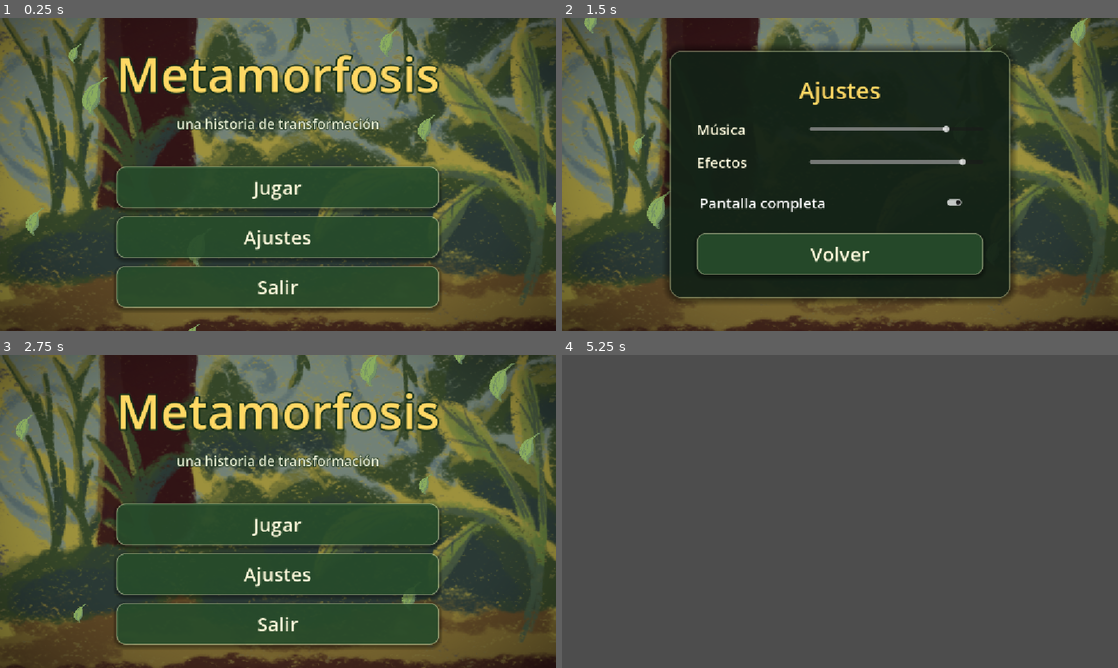
Above: before the commit, frames 1-4 (two rows, left to right).
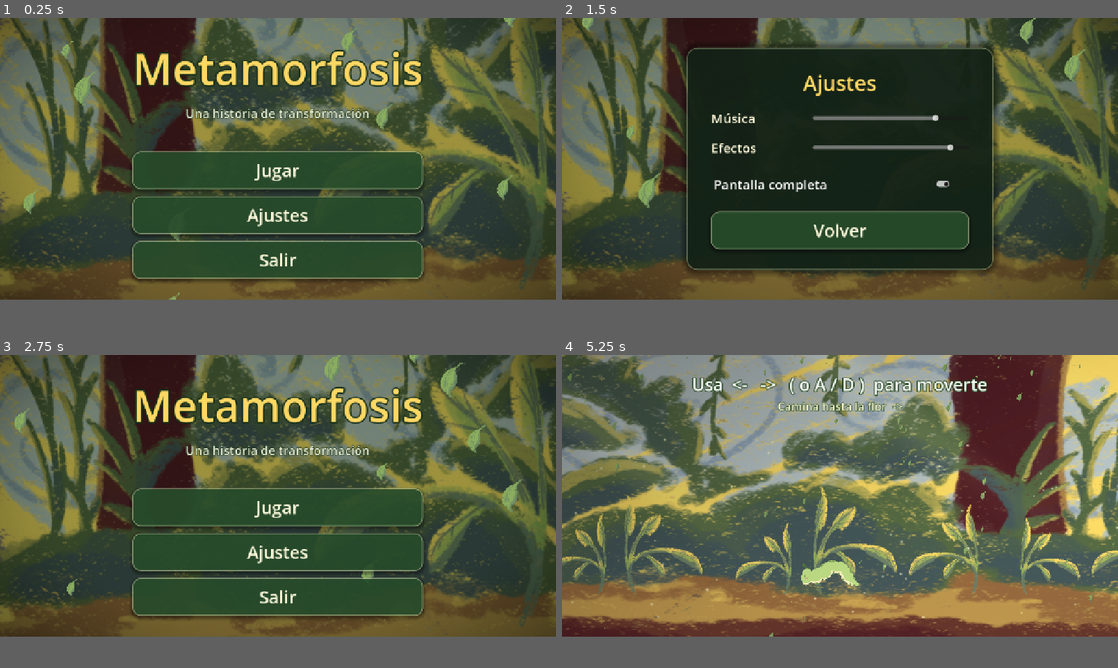
Above: after the commit, the same moments.

Repository: xXLeopoldoXx/metamorphosis
Game: Godot game, scene res://scenes/00_menu.tscn
Same seed, same stepped clock (60 frames per second), same inputs: the game is played once before the commit and once after it. The project has no main scene, so this scene is started directly. Video files are missing from this copy of the repository; at most half a second of black plays in their place.
Inputs:
- Up to frame 1 (0.25 s): no input
- Up to frame 2 (1.5 s): click "Ajustes" at 0.5 s; click "Pantalla completa" at 1.25 s
- Up to frame 3 (2.75 s): click "Volver" at 2 s
- Up to frame 4 (5.25 s): click "Jugar" at 2.75 s; tap Space at 3.5 s; hold Enter (ui_accept) 3.53-4.28 s; hold Right (ui_right) 3.53-5.03 s; tap Enter (ui_accept) at 4.35, 4.52, 4.82 s; hold Left (ui_left) from 5.03 s (still down); hold Enter (ui_accept) from 5.03 s (still down)
In our replay, the window is 800x450 before the commit and 800x405 after it. These sizes can differ from the game's own. Grey fills any space a smaller window leaves; there, only what the larger window draws over its background counts as a difference.

The runs differ from the first frame. In frame 1, 50% of the frame differs, in the area x 0-100%, y 0-100%; in frame 2, 44%; in frame 3, 51%; in frame 4, 65%, in the area x 0-100%, y 0-90%.

Commit message:
intro menu

Diff:
--- a/project.godot
+++ b/project.godot
@@ -22,6 +22,7 @@
 
 [display]
 
+window/size/viewport_width=1280
 window/stretch/mode="canvas_items"
 
 [input]
--- a/scenes/00_menu.tscn
+++ b/scenes/00_menu.tscn
@@ -23,16 +23,16 @@
 emission_box_extents = Vector3(640, 10, 1)
 direction = Vector3(0.1, 1, 0)
 spread = 20.0
-gravity = Vector3(0, 55, 0)
 initial_velocity_min = 20.0
 initial_velocity_max = 55.0
 angular_velocity_min = -90.0
 angular_velocity_max = 90.0
+gravity = Vector3(0, 55, 0)
 scale_min = 0.1
 scale_max = 0.22
 color = Color(1, 1, 1, 0.9)
 
-[node name="Menu" type="Control"]
+[node name="Menu" type="Control" unique_id=1717544658]
 layout_mode = 3
 anchors_preset = 15
 anchor_right = 1.0
@@ -42,7 +42,8 @@
 theme = ExtResource("2_theme")
 script = ExtResource("1_menu")
 
-[node name="Fondo" type="TextureRect" parent="."]
+[node name="Fondo" type="TextureRect" parent="." unique_id=1155479610]
+modulate = Color(0.62, 0.66, 0.6, 1)
 layout_mode = 1
 anchors_preset = 15
 anchor_right = 1.0
@@ -50,12 +51,11 @@
 grow_horizontal = 2
 grow_vertical = 2
 mouse_filter = 2
-modulate = Color(0.62, 0.66, 0.6, 1)
 texture = ExtResource("3_bg")
 expand_mode = 1
 stretch_mode = 6
 
-[node name="Vinheta" type="ColorRect" parent="."]
+[node name="Vinheta" type="ColorRect" parent="." unique_id=1119823307]
 material = SubResource("Mat_vinheta")
 layout_mode = 1
 anchors_preset = 15
@@ -65,7 +65,7 @@
 grow_vertical = 2
 mouse_filter = 2
 
-[node name="Hojas" type="GPUParticles2D" parent="."]
+[node name="Hojas" type="GPUParticles2D" parent="." unique_id=202359073]
 material = SubResource("Mat_sway")
 position = Vector2(576, -30)
 amount = 24
@@ -76,21 +76,21 @@
 visibility_rect = Rect2(-120, -150, 1400, 1000)
 process_material = SubResource("PM_hojas")
 
-[node name="CentroMenu" type="CenterContainer" parent="."]
-unique_name_in_owner = true
-layout_mode = 1
-anchors_preset = 15
-anchor_right = 1.0
-anchor_bottom = 1.0
-grow_horizontal = 2
-grow_vertical = 2
-
-[node name="Contenido" type="VBoxContainer" parent="CentroMenu"]
+[node name="CentroMenu" type="CenterContainer" parent="." unique_id=32876523]
+unique_name_in_owner = true
+layout_mode = 1
+anchors_preset = 15
+anchor_right = 1.0
+anchor_bottom = 1.0
+grow_horizontal = 2
+grow_vertical = 2
+
+[node name="Contenido" type="VBoxContainer" parent="CentroMenu" unique_id=1569111311]
 layout_mode = 2
 theme_override_constants/separation = 16
 alignment = 1
 
-[node name="Titulo" type="Label" parent="CentroMenu/Contenido"]
+[node name="Titulo" type="Label" parent="CentroMenu/Contenido" unique_id=998973730]
 layout_mode = 2
 theme_override_colors/font_color = Color(1, 0.847059, 0.392157, 1)
 theme_override_colors/font_outline_color = Color(0.0784314, 0.180392, 0.0941176, 1)
@@ -99,35 +99,35 @@
 text = "Metamorfosis"
 horizontal_alignment = 1
 
-[node name="Subtitulo" type="Label" parent="CentroMenu/Contenido"]
+[node name="Subtitulo" type="Label" parent="CentroMenu/Contenido" unique_id=25556788]
 layout_mode = 2
 theme_override_colors/font_color = Color(0.937255, 0.952941, 0.85098, 1)
 theme_override_colors/font_outline_color = Color(0.0784314, 0.180392, 0.0941176, 1)
 theme_override_constants/outline_size = 6
 theme_override_font_sizes/font_size = 28
-text = "una historia de transformación"
+text = "Una historia de transformación"
 horizontal_alignment = 1
 
-[node name="Sep" type="Control" parent="CentroMenu/Contenido"]
+[node name="Sep" type="Control" parent="CentroMenu/Contenido" unique_id=787353492]
 custom_minimum_size = Vector2(0, 36)
 layout_mode = 2
 
-[node name="Jugar" type="Button" parent="CentroMenu/Contenido"]
+[node name="Jugar" type="Button" parent="CentroMenu/Contenido" unique_id=1672046062]
 custom_minimum_size = Vector2(380, 0)
 layout_mode = 2
 text = "Jugar"
 
-[node name="Ajustes" type="Button" parent="CentroMenu/Contenido"]
+[node name="Ajustes" type="Button" parent="CentroMenu/Contenido" unique_id=592099195]
 custom_minimum_size = Vector2(380, 0)
 layout_mode = 2
 text = "Ajustes"
 
-[node name="Salir" type="Button" parent="CentroMenu/Contenido"]
+[node name="Salir" type="Button" parent="CentroMenu/Contenido" unique_id=783976714]
 custom_minimum_size = Vector2(380, 0)
 layout_mode = 2
 text = "Salir"
 
-[node name="CentroAjustes" type="CenterContainer" parent="."]
+[node name="CentroAjustes" type="CenterContainer" parent="." unique_id=434177286]
 unique_name_in_owner = true
 visible = false
 layout_mode = 1
@@ -137,32 +137,32 @@
 grow_horizontal = 2
 grow_vertical = 2
 
-[node name="PanelAjustes" type="PanelContainer" parent="CentroAjustes"]
-layout_mode = 2
-
-[node name="Margen" type="MarginContainer" parent="CentroAjustes/PanelAjustes"]
+[node name="PanelAjustes" type="PanelContainer" parent="CentroAjustes" unique_id=2095666627]
+layout_mode = 2
+
+[node name="Margen" type="MarginContainer" parent="CentroAjustes/PanelAjustes" unique_id=348009619]
 layout_mode = 2
 theme_override_constants/margin_left = 40
 theme_override_constants/margin_top = 32
 theme_override_constants/margin_right = 40
 theme_override_constants/margin_bottom = 32
 
-[node name="Opciones" type="VBoxContainer" parent="CentroAjustes/PanelAjustes/Margen"]
+[node name="Opciones" type="VBoxContainer" parent="CentroAjustes/PanelAjustes/Margen" unique_id=946157785]
 layout_mode = 2
 theme_override_constants/separation = 26
 
-[node name="TituloAjustes" type="Label" parent="CentroAjustes/PanelAjustes/Margen/Opciones"]
+[node name="TituloAjustes" type="Label" parent="CentroAjustes/PanelAjustes/Margen/Opciones" unique_id=2090648816]
 layout_mode = 2
 theme_override_colors/font_color = Color(1, 0.847059, 0.392157, 1)
 theme_override_font_sizes/font_size = 48
 text = "Ajustes"
 horizontal_alignment = 1
 
-[node name="FilaMusica" type="HBoxContainer" parent="CentroAjustes/PanelAjustes/Margen/Opciones"]
+[node name="FilaMusica" type="HBoxContainer" parent="CentroAjustes/PanelAjustes/Margen/Opciones" unique_id=386002130]
 layout_mode = 2
 theme_override_constants/separation = 24
 
-[node name="LabelMusica" type="Label" parent="CentroAjustes/PanelAjustes/Margen/Opciones/FilaMusica"]
+[node name="LabelMusica" type="Label" parent="CentroAjustes/PanelAjustes/Margen/Opciones/FilaMusica" unique_id=1673335399]
 custom_minimum_size = Vector2(210, 0)
 layout_mode = 2
 theme_override_colors/font_color = Color(1, 0.980392, 0.862745, 1)
@@ -170,7 +170,7 @@
 text = "Música"
 vertical_alignment = 1
 
-[node name="SliderMusica" type="HSlider" parent="CentroAjustes/PanelAjustes/Margen/Opciones/FilaMusica"]
+[node name="SliderMusica" type="HSlider" parent="CentroAjustes/PanelAjustes/Margen/Opciones/FilaMusica" unique_id=1253535181]
 unique_name_in_owner = true
 custom_minimum_size = Vector2(360, 0)
 layout_mode = 2
@@ -179,11 +179,11 @@
 step = 0.01
 value = 0.8
 
-[node name="FilaEfectos" type="HBoxContainer" parent="CentroAjustes/PanelAjustes/Margen/Opciones"]
+[node name="FilaEfectos" type="HBoxContainer" parent="CentroAjustes/PanelAjustes/Margen/Opciones" unique_id=1915773466]
 layout_mode = 2
 theme_override_constants/separation = 24
 
-[node name="LabelEfectos" type="Label" parent="CentroAjustes/PanelAjustes/Margen/Opciones/FilaEfectos"]
+[node name="LabelEfectos" type="Label" parent="CentroAjustes/PanelAjustes/Margen/Opciones/FilaEfectos" unique_id=1151702151]
 custom_minimum_size = Vector2(210, 0)
 layout_mode = 2
 theme_override_colors/font_color = Color(1, 0.980392, 0.862745, 1)
@@ -191,7 +191,7 @@
 text = "Efectos"
 vertical_alignment = 1
 
-[node name="SliderEfectos" type="HSlider" parent="CentroAjustes/PanelAjustes/Margen/Opciones/FilaEfectos"]
+[node name="SliderEfectos" type="HSlider" parent="CentroAjustes/PanelAjustes/Margen/Opciones/FilaEfectos" unique_id=1366701107]
 unique_name_in_owner = true
 custom_minimum_size = Vector2(360, 0)
 layout_mode = 2
@@ -200,15 +200,14 @@
 step = 0.01
 value = 0.9
 
-[node name="CheckPantalla" type="CheckButton" parent="CentroAjustes/PanelAjustes/Margen/Opciones"]
+[node name="CheckPantalla" type="CheckButton" parent="CentroAjustes/PanelAjustes/Margen/Opciones" unique_id=1985546383]
 unique_name_in_owner = true
 layout_mode = 2
 theme_override_colors/font_color = Color(1, 0.980392, 0.862745, 1)
 theme_override_font_sizes/font_size = 30
 text = "Pantalla completa"
 
-[node name="Volver" type="Button" parent="CentroAjustes/PanelAjustes/Margen/Opciones"]
-custom_minimum_size = Vector2(0, 0)
+[node name="Volver" type="Button" parent="CentroAjustes/PanelAjustes/Margen/Opciones" unique_id=1135906988]
 layout_mode = 2
 text = "Volver"
 
--- a/scenes/01_intro.tscn
+++ b/scenes/01_intro.tscn
@@ -1,5 +1,28 @@
 [gd_scene format=3 uid="uid://bintro001"]
 
-; Escena 1 - Intro. Vacía a propósito: aquí va el video de introducción.
+[ext_resource type="VideoStream" uid="uid://bnrg10biwvyrn" path="res://assets/video/intro.ogv" id="1_7q2q1"]
+[ext_resource type="Script" uid="uid://c73kd8pxiuib8" path="res://scripts/intro.gd" id="2_intro"]
 
-[node name="Intro" type="Node2D"]
+[node name="Intro" type="Node2D" unique_id=1067684348]
+script = ExtResource("2_intro")
+
+[node name="VideoStreamPlayer" type="VideoStreamPlayer" parent="." unique_id=245035768]
+offset_top = -27.0
+offset_right = 1280.0
+offset_bottom = 693.0
+stream = ExtResource("1_7q2q1")
+autoplay = true
+
+[node name="SkipLabel" type="Label" parent="." unique_id=312048921]
+anchors_preset = 3
+anchor_left = 1.0
+anchor_top = 1.0
+anchor_right = 1.0
+anchor_bottom = 1.0
+offset_left = 1045.0
+offset_top = 610.0
+offset_right = 1309.0
+offset_bottom = 642.0
+grow_horizontal = 0
+grow_vertical = 0
+text = "Presiona Espacio para Saltar"
--- a/scenes/02_tutorial.tscn
+++ b/scenes/02_tutorial.tscn
@@ -7,12 +7,11 @@
 [ext_resource type="Texture2D" uid="uid://c3c16n1esmsr0" path="res://assets/sprites/props/hoja_2.png" id="6_hoja2"]
 [ext_resource type="Texture2D" uid="uid://bn033b0vhgtiv" path="res://assets/sprites/props/hoja_3.png" id="7_hoja3"]
 [ext_resource type="Shader" uid="uid://cnsakg3bg6vx6" path="res://shaders/hoja_sway.gdshader" id="8_sway"]
-[ext_resource type="Shader" uid="uid://6asivg8oxi6s" path="res://shaders/viento_bg.gdshader" id="9_viento"]
 [ext_resource type="Shader" uid="uid://bo2g2mrcqlh03" path="res://shaders/rayos_sol.gdshader" id="10_rayos"]
 [ext_resource type="Shader" uid="uid://4wwxh0fb2r21" path="res://shaders/vinheta.gdshader" id="11_vinheta"]
 [ext_resource type="Texture2D" uid="uid://7ykvo6tdk6iu" path="res://assets/sprites/props/mota.png" id="12_mota"]
-[ext_resource type="Texture2D" path="res://assets/sprites/props/planta.png" id="13_planta"]
-[ext_resource type="Shader" path="res://shaders/follaje_sway.gdshader" id="14_follaje"]
+[ext_resource type="Texture2D" uid="uid://c1qyugr4d3yle" path="res://assets/sprites/props/planta.png" id="13_planta"]
+[ext_resource type="Shader" uid="uid://cgfihrbbsjxg5" path="res://shaders/follaje_sway.gdshader" id="14_follaje"]
 
 [sub_resource type="ShaderMaterial" id="Mat_follaje_A"]
 shader = ExtResource("14_follaje")
@@ -31,13 +30,6 @@
 shader_parameter/amplitud = 0.08
 shader_parameter/velocidad = 1.1
 shader_parameter/fase = 3.0
-
-[sub_resource type="ShaderMaterial" id="ShaderMat_viento_bg"]
-shader = ExtResource("9_viento")
-shader_parameter/velocidad_viento = 1.0
-shader_parameter/fuerza_viento = 0.014
-shader_parameter/linea_suelo = 0.78
-shader_parameter/pulso_luz = 0.05
 
 [sub_resource type="RectangleShape2D" id="RectangleShape2D_suelo"]
 size = Vector2(4973, 400)
@@ -101,9 +93,6 @@
 scale_min = 0.07
 scale_max = 0.15
 color = Color(0.92, 0.98, 0.88, 0.85)
-
-[sub_resource type="CanvasItemMaterial" id="CIM_add"]
-blend_mode = 1
 
 [sub_resource type="ParticleProcessMaterial" id="PM_motas"]
 emission_shape = 3
@@ -125,8 +114,8 @@
 [sub_resource type="ShaderMaterial" id="Mat_rayos"]
 shader = ExtResource("10_rayos")
 shader_parameter/intensidad = 0.32
-shader_parameter/velocidad = 0.06
 shader_parameter/color_luz = Color(1, 0.96, 0.78, 1)
+shader_parameter/offset_mundo = Vector2(0, 0)
 
 [sub_resource type="ShaderMaterial" id="Mat_vinheta"]
 shader = ExtResource("11_vinheta")
@@ -146,49 +135,49 @@
 texture = ExtResource("3_bg1")
 centered = false
 
-[node name="Follaje" type="Node2D" parent="."]
+[node name="Follaje" type="Node2D" parent="." unique_id=2060582987]
 z_index = -5
 
-[node name="Planta1" type="Sprite2D" parent="Follaje"]
+[node name="Planta1" type="Sprite2D" parent="Follaje" unique_id=1935861710]
 material = SubResource("Mat_follaje_A")
 position = Vector2(250, 1549)
 scale = Vector2(1.8, 1.8)
 texture = ExtResource("13_planta")
 
-[node name="Planta2" type="Sprite2D" parent="Follaje"]
+[node name="Planta2" type="Sprite2D" parent="Follaje" unique_id=495912455]
 material = SubResource("Mat_follaje_B")
 position = Vector2(950, 1479)
 scale = Vector2(2.2, 2.2)
 texture = ExtResource("13_planta")
 flip_h = true
 
-[node name="Planta3" type="Sprite2D" parent="Follaje"]
+[node name="Planta3" type="Sprite2D" parent="Follaje" unique_id=536396408]
 material = SubResource("Mat_follaje_C")
 position = Vector2(1700, 1584)
 scale = Vector2(1.6, 1.6)
 texture = ExtResource("13_planta")
 
-[node name="Planta4" type="Sprite2D" parent="Follaje"]
+[node name="Planta4" type="Sprite2D" parent="Follaje" unique_id=457911341]
 material = SubResource("Mat_follaje_A")
 position = Vector2(2400, 1444)
 scale = Vector2(2.4, 2.4)
 texture = ExtResource("13_planta")
 flip_h = true
 
-[node name="Planta5" type="Sprite2D" parent="Follaje"]
+[node name="Planta5" type="Sprite2D" parent="Follaje" unique_id=1222428556]
 material = SubResource("Mat_follaje_B")
 position = Vector2(3100, 1514)
 scale = Vector2(2, 2)
 texture = ExtResource("13_planta")
 
-[node name="Planta6" type="Sprite2D" parent="Follaje"]
+[node name="Planta6" type="Sprite2D" parent="Follaje" unique_id=609630198]
 material = SubResource("Mat_follaje_C")
 position = Vector2(3900, 1566)
 scale = Vector2(1.7, 1.7)
 texture = ExtResource("13_planta")
 flip_h = true
 
-[node name="Planta7" type="Sprite2D" parent="Follaje"]
+[node name="Planta7" type="Sprite2D" parent="Follaje" unique_id=2106504403]
 material = SubResource("Mat_follaje_A")
 position = Vector2(4500, 1490)
 scale = Vector2(2.1, 2.1)
@@ -217,7 +206,7 @@
 scale = Vector2(1.3, 1.3)
 
 [node name="HojasCayendo" type="Node2D" parent="." unique_id=513246231]
-position = Vector2(2400, 500)
+position = Vector2(2400, 40)
 
 [node name="HojasA" type="GPUParticles2D" parent="HojasCayendo" unique_id=639948846]
 material = SubResource("ShaderMat_sway_A")
@@ -269,6 +258,7 @@
 anchor_bottom = 1.0
 grow_horizontal = 2
 grow_vertical = 2
+scale = Vector2(1.29869, 1.0448864)
 mouse_filter = 2
 
 [node name="Vinheta" type="CanvasLayer" parent="." unique_id=771221907]
@@ -280,6 +270,9 @@
 anchor_bottom = 1.0
 grow_horizontal = 2
 grow_vertical = 2
+scale = Vector2(3.8000002, 3.6799994)
+size_flags_horizontal = 4
+size_flags_vertical = 4
 mouse_filter = 2
 
 [node name="Meta" type="Area2D" parent="." unique_id=1804179562]
--- /dev/null
+++ b/scenes/world.tscn
@@ -0,0 +1,29 @@
+[gd_scene format=3 uid="uid://bags7hmk80oe"]
+
+[ext_resource type="Texture2D" uid="uid://cb8gtt7gm6ls1" path="res://assets/title_background.png" id="1_4wyf3"]
+[ext_resource type="PackedScene" uid="uid://dviv7mvvn4qil" path="res://scenes/charapter/player.tscn" id="1_player"]
+[ext_resource type="Texture2D" uid="uid://dp2cj1tgxl20" path="res://icon.svg" id="2_icon"]
+
+[sub_resource type="RectangleShape2D" id="RectangleShape2D_floor"]
+size = Vector2(2934, 135.5)
+
+[node name="World" type="Node2D" unique_id=1503276751]
+
+[node name="TitleBackground" type="Sprite2D" parent="." unique_id=809809996]
+position = Vector2(528, -336)
+scale = Vector2(2.7, 2.7)
+texture = ExtResource("1_4wyf3")
+
+[node name="Player" parent="." unique_id=1135937044 instance=ExtResource("1_player")]
+position = Vector2(208, 29)
+
+[node name="Floor" type="StaticBody2D" parent="." unique_id=1571222888]
+
+[node name="CollisionShape2D" type="CollisionShape2D" parent="Floor" unique_id=1013462818]
+position = Vector2(824, 530)
+shape = SubResource("RectangleShape2D_floor")
+
+[node name="Icon" type="Sprite2D" parent="Floor" unique_id=527243270]
+position = Vector2(763, 569.00006)
+scale = Vector2(21.929688, 1.6484375)
+texture = ExtResource("2_icon")
--- a/scripts/audio.gd
+++ b/scripts/audio.gd
@@ -60,6 +60,16 @@
 func detener_musica() -> void:
 	_musica.stop()
 
+func fade_out_musica(duracion: float = 0.5) -> void:
+	if not _musica.playing:
+		return
+	var vol_original := _musica.volume_db
+	var tw := create_tween()
+	tw.tween_property(_musica, "volume_db", -80.0, duracion)
+	await tw.finished
+	_musica.stop()
+	_musica.volume_db = vol_original
+
 func efecto(stream: AudioStream) -> void:
 	_sfx.stream = stream
 	_sfx.volume_db = linear_to_db(maxf(vol_efectos, 0.0001))
--- /dev/null
+++ b/scripts/intro.gd
@@ -0,0 +1,14 @@
+extends Node2D
+
+func _ready():
+	$VideoStreamPlayer.finished.connect(_on_video_finished)
+
+func _input(event):
+	if event.is_action_pressed("ui_accept"):
+		_go_to_tutorial()
+
+func _on_video_finished():
+	_go_to_tutorial()
+
+func _go_to_tutorial():
+	get_tree().change_scene_to_file("res://scenes/02_tutorial.tscn")
--- a/scripts/menu.gd
+++ b/scripts/menu.gd
@@ -20,6 +20,7 @@
 	check_pantalla.button_pressed = Audio.pantalla_completa
 
 func _on_jugar_pressed() -> void:
+	Audio.fade_out_musica(Transition.DURACION)
 	Transition.change_scene("res://scenes/01_intro.tscn")
 
 func _on_ajustes_pressed() -> void:
--- a/scripts/pradera.gd
+++ b/scripts/pradera.gd
@@ -19,6 +19,13 @@
 @onready var player: CharacterBody2D = $Player
 @onready var contador: Label = $UI/Contador
 @onready var pista: Label = $UI/Pista
+@onready var _mat_rayos: ShaderMaterial = $Rayos/Luz.material
+
+func _process(_delta: float) -> void:
+	var cam := $Player/Camera2D as Camera2D
+	if cam and _mat_rayos:
+		var vp := get_viewport_rect().size
+		_mat_rayos.set_shader_parameter("offset_mundo", cam.global_position / vp)
 
 func _ready() -> void:
 	Audio.reproducir_musica(Audio.AMB_ORUGA)
--- a/scripts/tutorial.gd
+++ b/scripts/tutorial.gd
@@ -11,6 +11,8 @@
 const BG_TOP: int = 0
 const BG_BOTTOM: int = 2400   # 480 * 5
 
+@onready var _mat_rayos: ShaderMaterial = $Rayos/Luz.material
+
 func _ready() -> void:
 	Audio.reproducir_musica(Audio.AMB_ORUGA)
 
@@ -21,6 +23,12 @@
 		cam.limit_top = BG_TOP
 		cam.limit_bottom = BG_BOTTOM
 
+func _process(_delta: float) -> void:
+	var cam := $Player/Camera2D as Camera2D
+	if cam and _mat_rayos:
+		var vp := get_viewport_rect().size
+		_mat_rayos.set_shader_parameter("offset_mundo", cam.global_position / vp)
+
 func _on_meta_body_entered(body: Node2D) -> void:
 	if body.name == "Player":
 		Transition.change_scene("res://scenes/03_pradera.tscn")
--- a/shaders/rayos_sol.gdshader
+++ b/shaders/rayos_sol.gdshader
@@ -1,4 +1,4 @@
-// Rayos de sol (god rays) suaves y animados. Se aplica a un ColorRect a pantalla
+// Rayos de sol (god rays) estáticos. Se aplica a un ColorRect a pantalla
 // completa dentro de un CanvasLayer, en modo aditivo, para simular haces de luz
 // entrando entre los árboles. Muy sutil a propósito.
 
@@ -6,18 +6,17 @@
 render_mode blend_add;
 
 uniform float intensidad : hint_range(0.0, 0.4) = 0.09;
-uniform float velocidad : hint_range(0.0, 1.0) = 0.06;
 uniform vec3 color_luz : source_color = vec3(1.0, 0.95, 0.72);
+uniform vec2 offset_mundo = vec2(0.0);
 
 void fragment() {
 	vec2 uv = UV;
-	// Eje diagonal de los haces (la luz cae de arriba-derecha).
-	float eje = uv.x * 2.2 - uv.y * 1.1;
-	float t = TIME * velocidad;
+	// Eje diagonal anclado al mundo (solo desplazamiento horizontal).
+	float eje = (uv.x + offset_mundo.x) * 2.2 - uv.y * 1.1;
 
 	float haces = 0.0;
-	haces += sin(eje * 7.0 + t * 6.0) * 0.6;
-	haces += sin(eje * 12.0 - t * 4.0) * 0.4;
+	haces += sin(eje * 7.0) * 0.6;
+	haces += sin(eje * 12.0) * 0.4;
 	haces = max(haces, 0.0);
 
 	// Se desvanece hacia abajo (más fuerte arriba).
Not shown, added: assets/video/intro.ogv.uid
Not shown: 2 places in scenes/00_menu.tscn that only renumber resources
Not shown, added: scripts/intro.gd.uid
Not shown, added: assets/video/intro.mp4
Not shown, added: assets/video/intro.ogv
